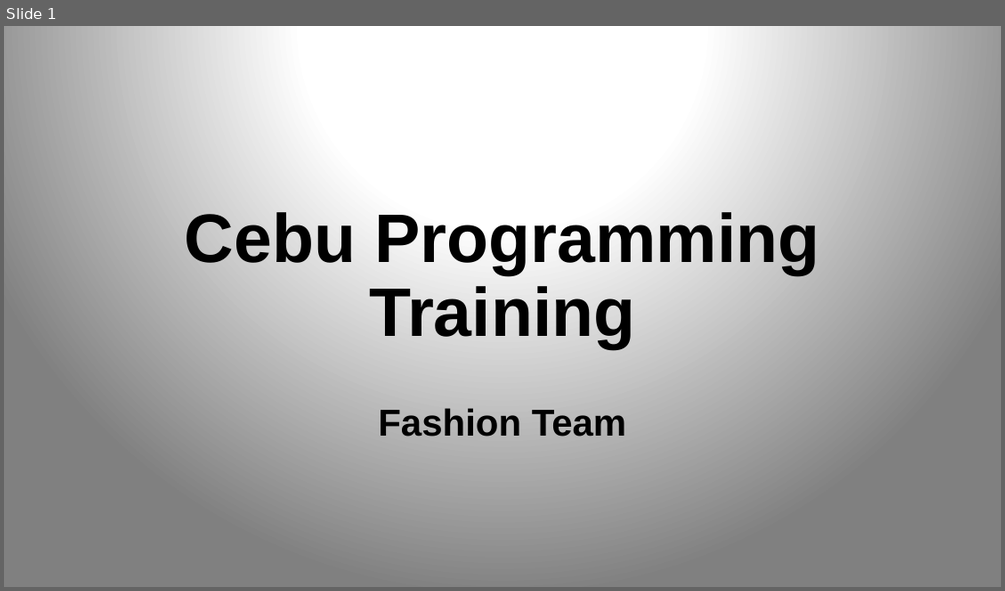
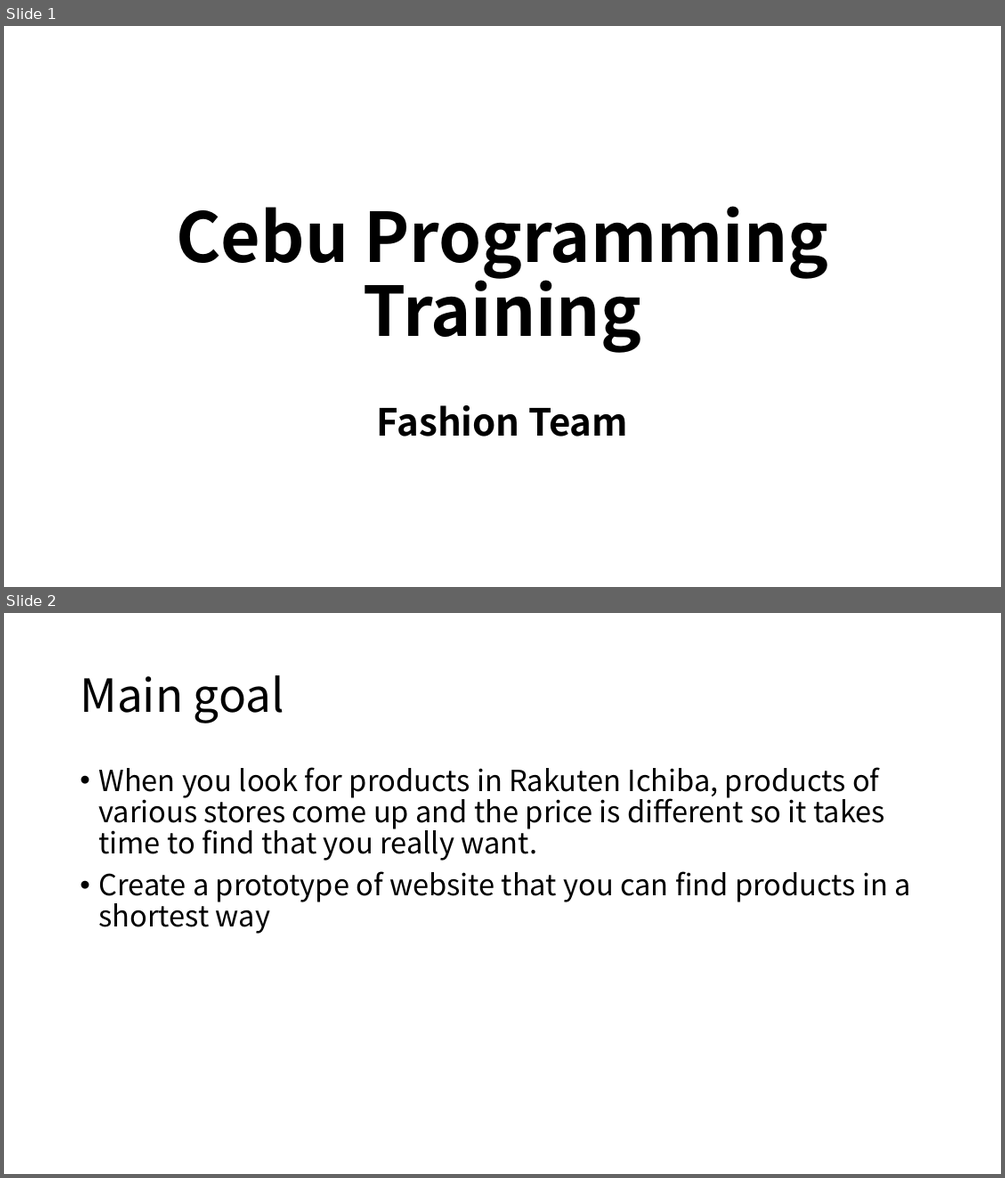
Before and after one commit to KNobuki/Rakuten_fashion, a slide deck: presentation/Presentation.pptx. Shown one above the other, each under a label of ours: slide 1 before the commit, slides 1 and 2 after it. The pictures are 1005x591 and 1005x1178 pixels, drawn with LibreOffice and Linux fonts; fonts in the diff are those of the drawing. Boxes give left, top, right and bottom in pixels: in the first picture for what was removed or moved away, otherwise in the second. Text is boxed around its words. In the diff, an @@ line names an element or a change of style, - is before the commit and + after.

Commit message:
changed design

```diff
--- a/presentation/Presentation.pptx
+++ b/presentation/Presentation.pptx
@@ slide 2 added at (4, 613, 1001, 1174), background #FFFFFF @@
@@ title added at (80, 675, 284, 723), 44 pt, text #000000 @@
+Main goal
@@ text added at (98, 767, 910, 933), 28 pt, text #000000 @@
+• When you look for products in Rakuten Ichiba, products of various stores come up and the price is different so it takes time to find that you really want.
+• Create a prototype of website that you can find products in a shortest way
@@ slide 1 changed as well @@
@@ background gradient #FFFFFF to #808080 to #FFFFFF @@
@@ title "Cebu Programming Training" at (176, 206, 829, 353): font Arial to Noto Sans CJK JP @@
@@ subtitle "Fashion Team" at (377, 405, 628, 436): font Arial to Noto Sans CJK JP @@
```
Also in this commit, not shown: 13 other slides changed.
